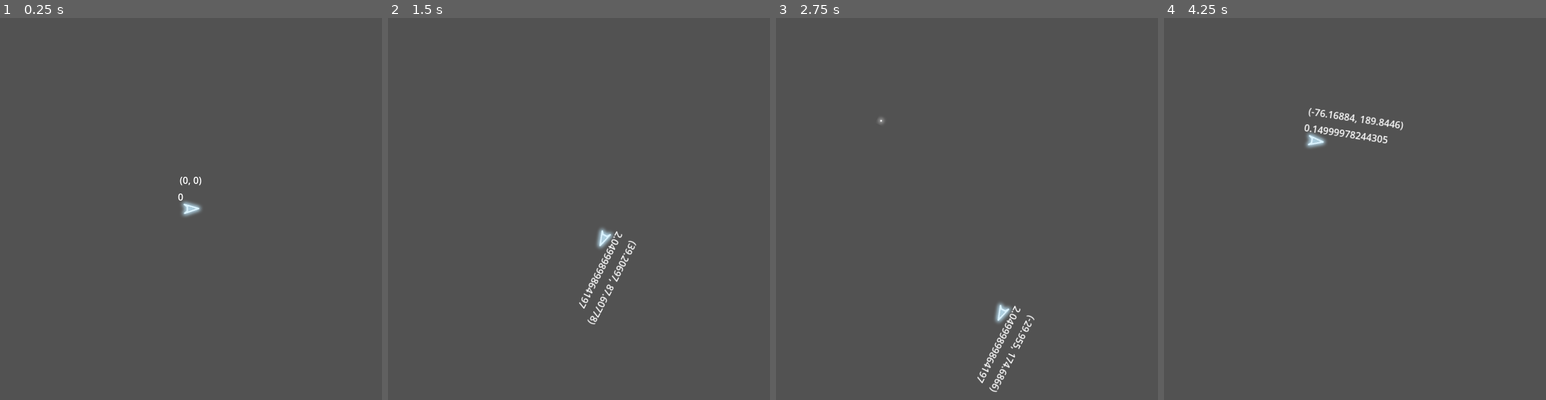
Above: before the commit, frames 1-4 (left to right).
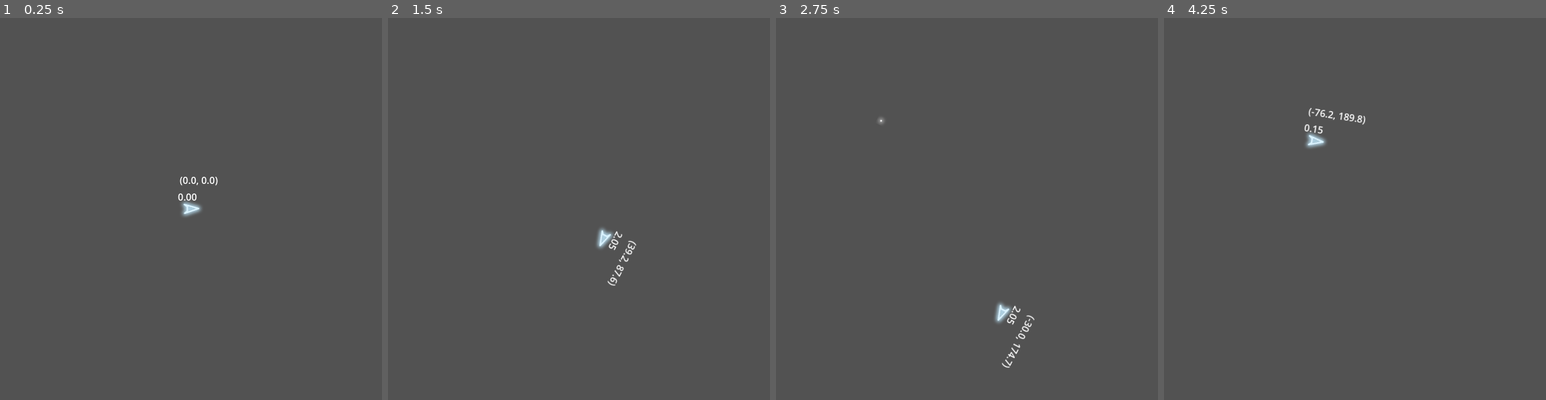
Above: after the commit, the same moments.

Repository: davidward462/asteroids
Game: Godot game, scene res://scenes/main.tscn
The game is run twice, just before and just after one commit, with the same random seed, the same clock (stepped at 60 frames per second) and the same inputs.
Inputs:
- Up to frame 1 (0.25 s): no input
- Up to frame 2 (1.5 s): tap Enter at 0.5 s; hold W (accelerate) 0.53-1.28 s; hold D (rotate_clockwise) 0.53-1.28 s; tap A (rotate_counterclockwise) at 1.35 s
- Up to frame 3 (2.75 s): hold W (accelerate) from 2.03 s (still down); tap Space (shoot) at 2.1 s
- Up to frame 4 (4.25 s): tap D (rotate_clockwise) at 2.85 s; release W (accelerate) at 3.53 s; hold A (rotate_counterclockwise) from 3.53 s (still down)

The runs differ from the first frame. In frame 1, 0.1% of the frame differs, in the area x 48-58%, y 41-48%; in frame 2, 0.4%; in frame 3, 0.5%; in frame 4, 0.5%, in the area x 40-63%, y 24-33%.

Commit message:
format velocity and rotation test string

Diff:
--- a/scripts/player.gd
+++ b/scripts/player.gd
@@ -31,8 +31,10 @@
 	b.transform = $GunPosition.global_transform
 
 func _process(delta: float) -> void:
-	velocity_label.text = str(velocity)
-	rotation_label.text = str(rotation)
+	var v_x = velocity.x
+	var v_y = velocity.y
+	velocity_label.text = "(%.1f, %.1f)" % [v_x, v_y]
+	rotation_label.text = "%.2f" % rotation
 
 	# Shoot
 	if Input.is_action_just_pressed("shoot"):
